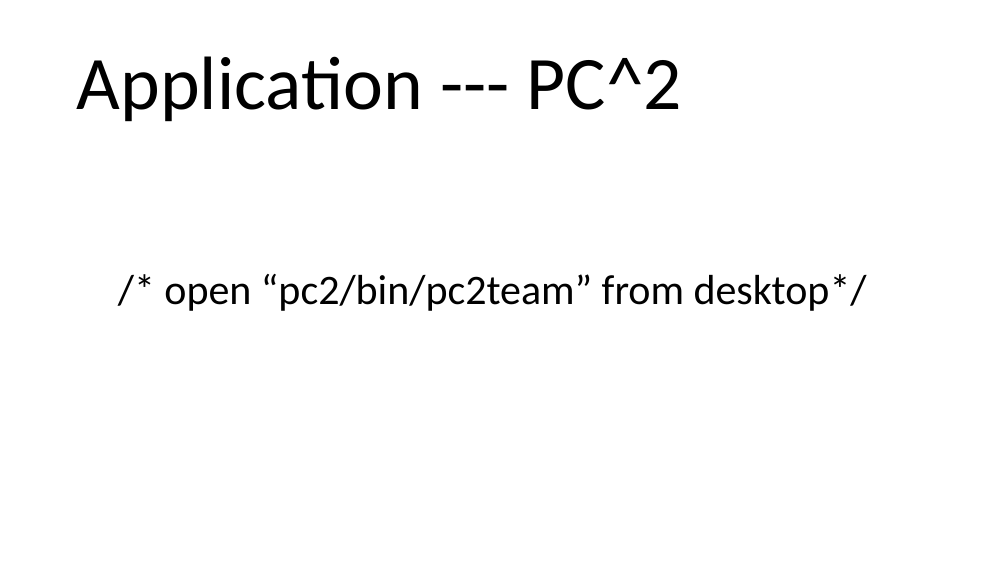
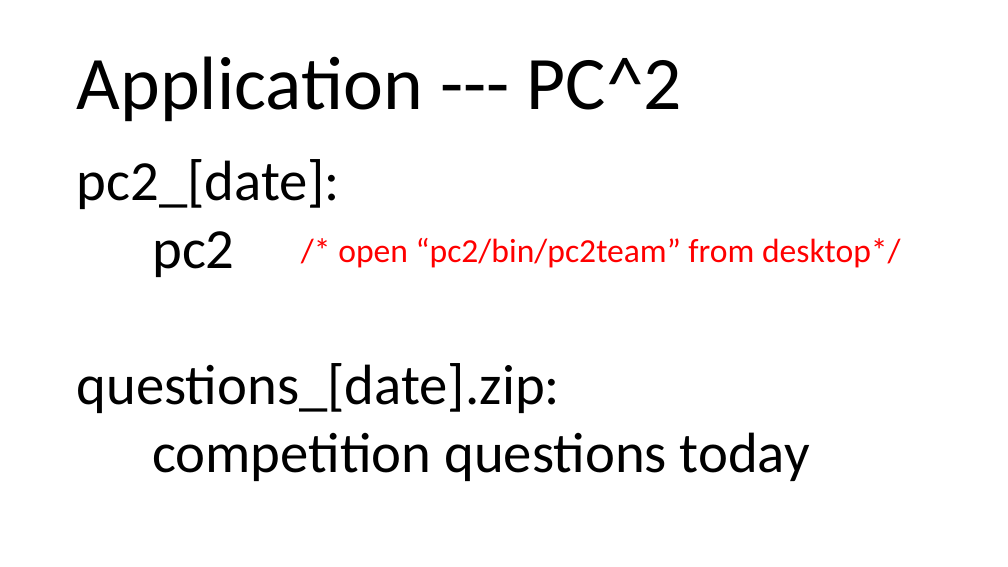
Before and after one commit to nckuacm/acp_cheatsheet, a slide deck: slide 3 of program/pc2/tutorial.pptx. Drawn at 1008x567 pixels with LibreOffice and Linux fonts; fonts in the diff are those of the drawing. Boxes give left, top, right and bottom in pixels: in the first picture for what was removed or moved away, otherwise in the second. Text is boxed around its words. In the diff, an @@ line names an element or a change of style, - is before the commit and + after.

```diff
--- a/program/pc2/tutorial.pptx
+++ b/program/pc2/tutorial.pptx
@@ text added at box(77, 159, 810, 481), 54 pt, text #000000 @@
+pc2_[date]:
+pc2
+questions_[date].zip:
+competition questions today
@@ text "/* open “pc2/bin/pc2team” from desktop*/": place and size @@
-text "/* open “pc2/bin/pc2team” from desktop*/" at box(164, 274, 867, 311)
+text "/* open “pc2/bin/pc2team” from desktop*/" at box(338, 238, 901, 268)
@@ text "/* open “pc2/bin/pc2team” from desktop*/" at box(338, 238, 901, 268): size 40 to 32 pt, text colour #000000 to #FF0000 @@
```
Also in this commit, not shown: 2 other files.
